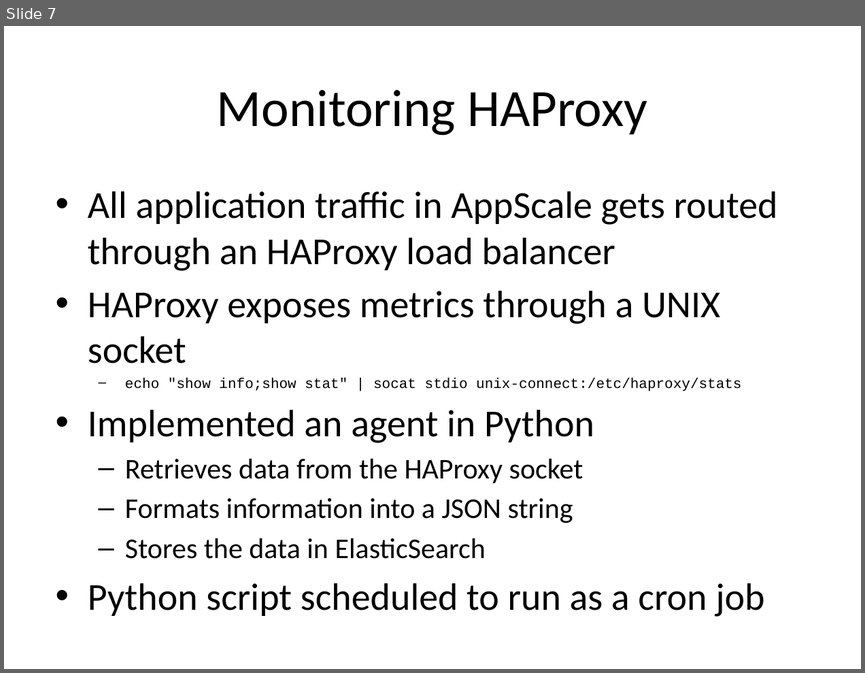
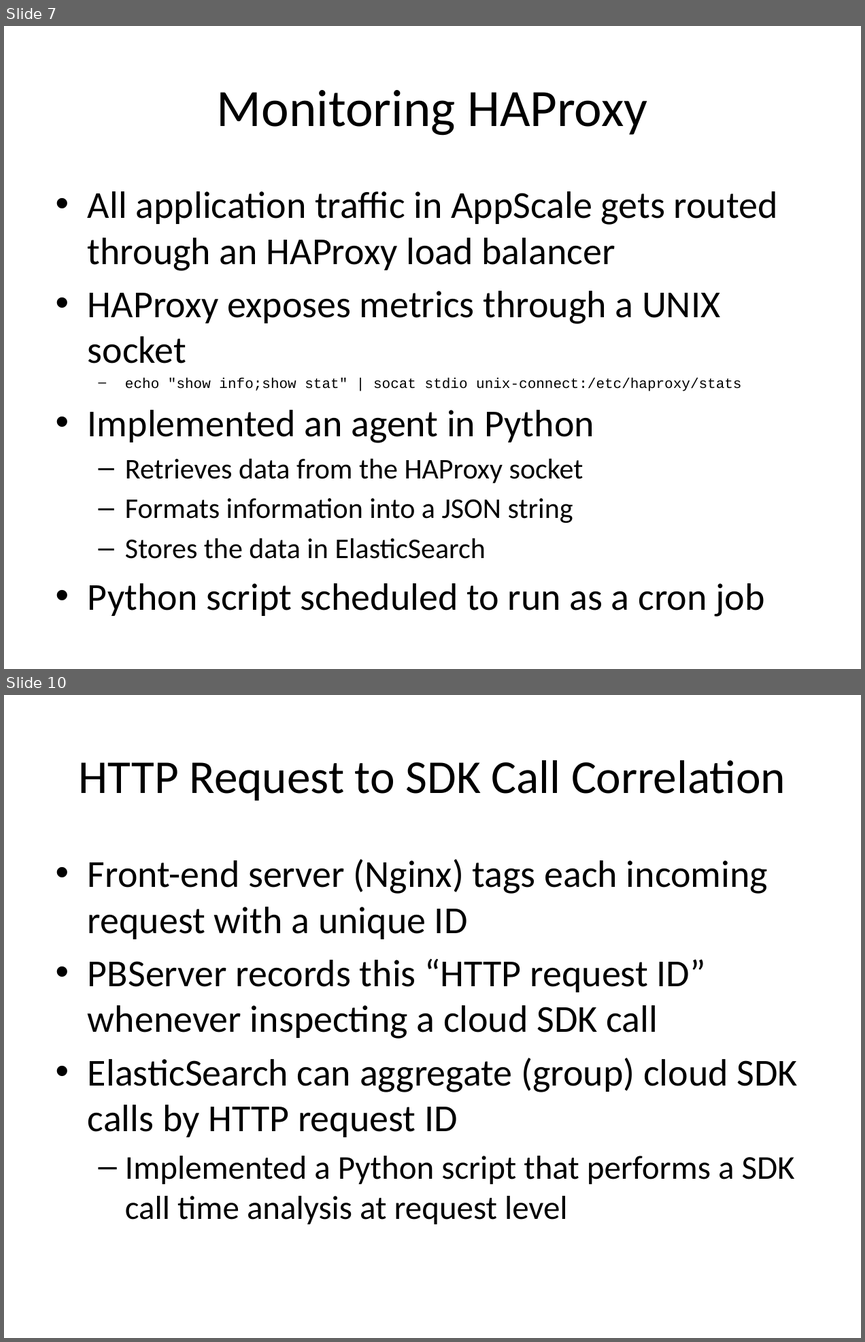
Before and after one commit to Dithn/eager-appscale, a slide deck: Eager/elk-experiment/Huawei_Presentation_1.pptx. Shown one above the other, each under a label of ours: slide 7 before the commit, slides 7 and 10 after it; the slides between them are not shown. The pictures are 865x673 and 865x1342 pixels, drawn with LibreOffice and Linux fonts; fonts in the diff are those of the drawing. Boxes give left, top, right and bottom in pixels: in the first picture for what was removed or moved away, otherwise in the second. Text is boxed around its words. In the diff, an @@ line names an element or a change of style, - is before the commit and + after.

Commit message:
Added details on AppScale cloud monitoring

```diff
--- a/Eager/elk-experiment/Huawei_Presentation_1.pptx
+++ b/Eager/elk-experiment/Huawei_Presentation_1.pptx
@@ slide 10 added at (4,695,861,1338), background #FFFFFF @@
@@ title added at (79,760,785,801), 39.6 pt, text #000000 @@
+HTTP Request to SDK Call Correlation
@@ text added at (88,859,798,1224), 32 pt, text #000000 @@
+• Front-end server (Nginx) tags each incoming request with a unique ID
+• PBServer records this “HTTP request ID” whenever inspecting a cloud SDK call
+• ElasticSearch can aggregate (group) cloud SDK calls by HTTP request ID
+  – Implemented a Python script that performs a SDK call time analysis at request level
```
Also in this commit, not shown: 2 other slides added.
